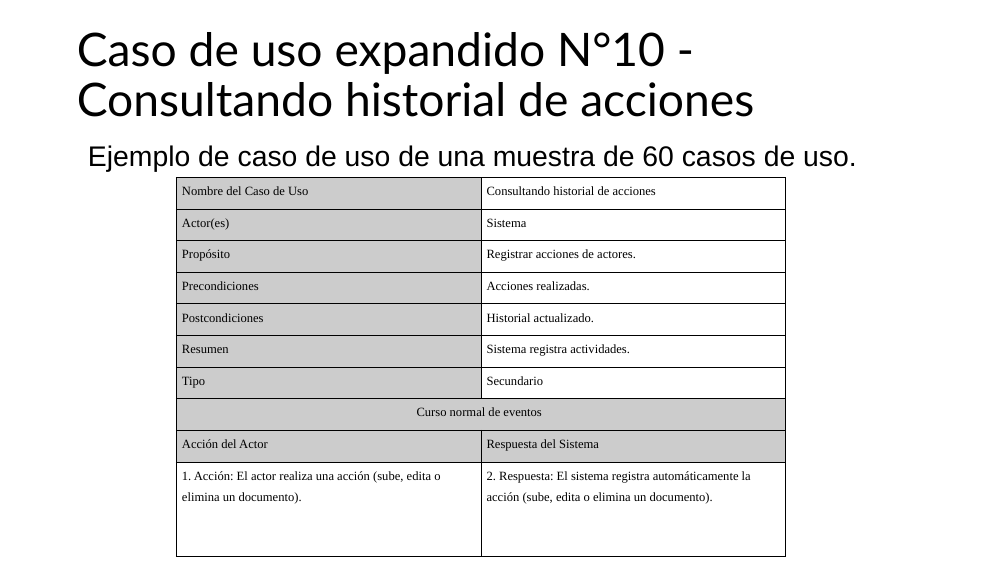
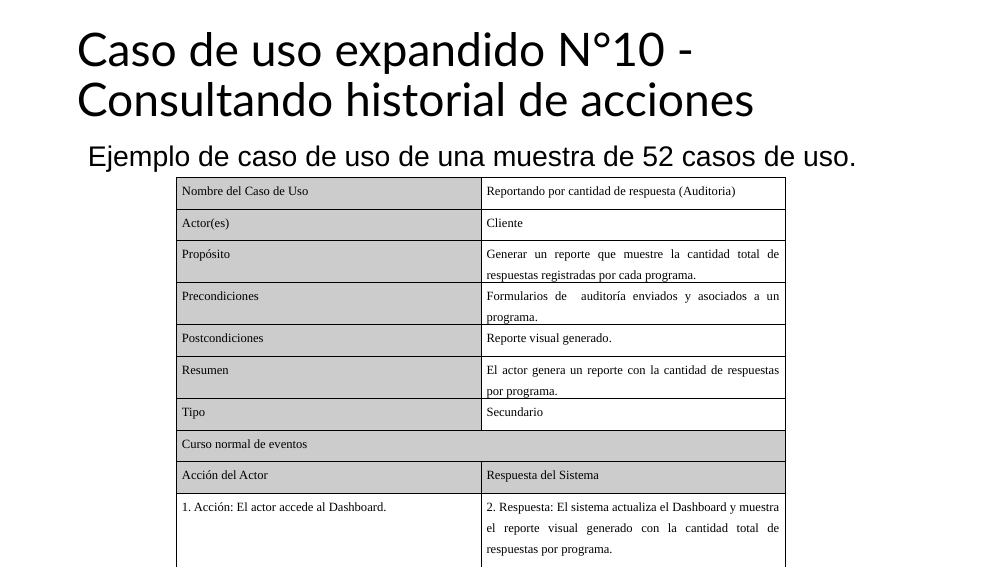
Before and after one commit to Shizars/Proyecto-ing-soft-1-y-2, a slide deck: slide 15 of Documento 0/Presentacion INGDESOFTWARE.pptx. Drawn at 1008x567 pixels with LibreOffice and Linux fonts; fonts in the diff are those of the drawing. Boxes give left, top, right and bottom in pixels: in the first picture for what was removed or moved away, otherwise in the second. Text is boxed around its words. In the diff, an @@ line names an element or a change of style, - is before the commit and + after.

Commit message:
Actualizacion de PPT
- Se arreglo N° CU
- Diagramas UML actor

```diff
--- a/Documento 0/Presentacion INGDESOFTWARE.pptx
+++ b/Documento 0/Presentacion INGDESOFTWARE.pptx
@@ text at box(88, 145, 857, 172): text changed @@
-Ejemplo de caso de uso de una muestra de 60 casos de uso.
+Ejemplo de caso de uso de una muestra de 52 casos de uso.
@@ table at box(176, 178, 786, 560) @@
-row 1, column 2: Consultando historial de acciones
+row 1, column 2: Reportando por cantidad de respuesta (Auditoria)
-row 2, column 2: Sistema
+row 2, column 2: Cliente
-row 3, column 2: Registrar acciones de actores.
+row 3, column 2: Generar un reporte que muestre la cantidad total de respuestas registradas por cada programa.
-row 4, column 2: Acciones realizadas.
+row 4, column 2: Formularios de auditoría enviados y asociados a un programa.
-row 5, column 2: Historial actualizado.
+row 5, column 2: Reporte visual generado.
-row 6, column 2: Sistema registra actividades.
+row 6, column 2: El actor genera un reporte con la cantidad de respuestas por programa.
-row 10, column 1: 1. Acción: El actor realiza una acción (sube, edita o elimina un documento).
+row 10, column 1: 1. Acción: El actor accede al Dashboard.
-row 10, column 2: 2. Respuesta: El sistema registra automáticamente la acción (sube, edita o elimina un documento).
+row 10, column 2: 2. Respuesta: El sistema actualiza el Dashboard y muestra el reporte visual generado con la cantidad total de respuestas por programa.
@@ alignment left to justified @@
@@ alignment centre to justified @@
@@ borders changed @@
```
Also in this commit, not shown: 5 other slides changed, 1 slide removed.
